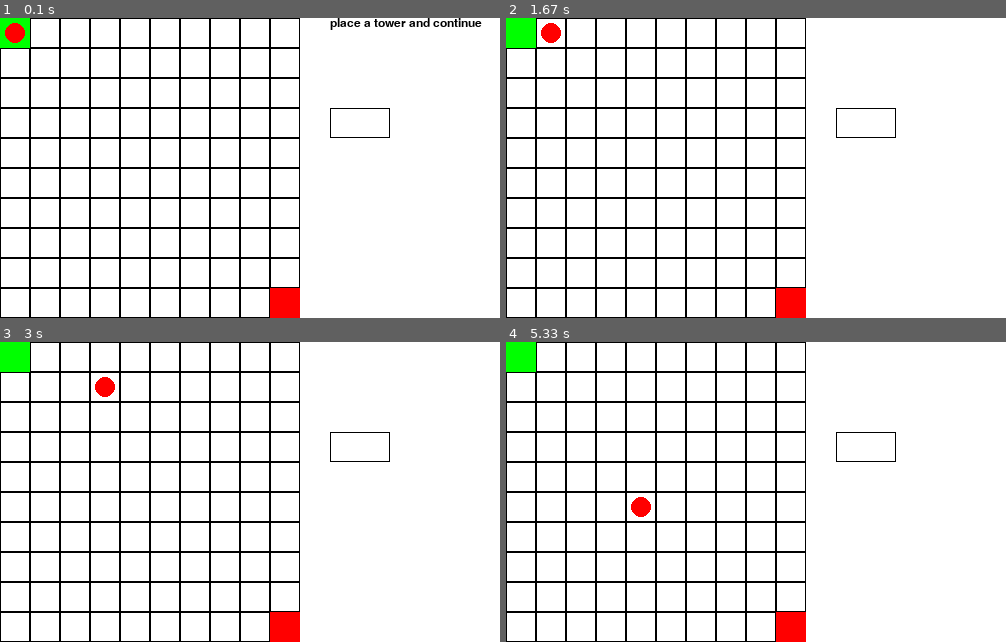
Above: before the commit, frames 1-4 (two rows, left to right).
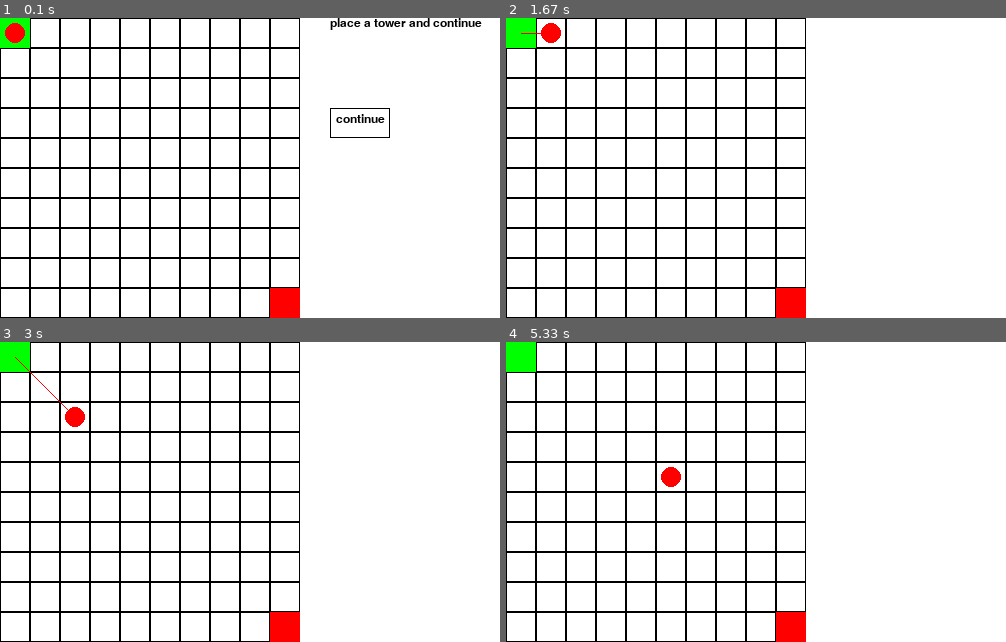
Above: after the commit, the same moments.

Repository: satisf/td_pygame
Game: pygame game, started from game/game.py
The game is run twice, just before and just after one commit, with the same random seed, the same clock (stepped at 60 frames per second) and the same inputs.
Inputs (mouse positions are in pixels of both pictures, inside the frame that each line leads up to):
- Up to frame 1 (0.1 s): no input
- Up to frame 2 (1.67 s): click (866, 123) at 0.38 s; click (866, 123) at 0.72 s
- Up to frame 3 (3 s): no input
- Up to frame 4 (5.33 s): no input

The runs differ from the first frame. In frame 1, 0.2% of the frame differs, in the area x 67-77%, y 32-35%; in frame 2, 0.1%; in frame 3, 0.6%, in the area x 3-78%, y 5-40%; in frame 4, 0.5%.

Commit message:
adds shots

Diff:
--- a/game/config.py
+++ b/game/config.py
@@ -15,6 +15,9 @@
 BUTTON_HEIGHT = 30
 
 ENEMY_SIZE = 10
+INITIAL_ENEMY_HEALTH = 12
+
+TOWER_RANGE = 4 * TILE_LENGTH
 
 LEFT = 'left'
 UP = 'up'
--- a/game/enemy.py
+++ b/game/enemy.py
@@ -5,6 +5,7 @@
     def __init__(self, position, colour):
         self.position = position
         self.colour = colour
+        self.health = INITIAL_ENEMY_HEALTH
 
     def draw(self, surface):
         pygame.draw.circle(surface, self.colour, (self.position.x, self.position.y), ENEMY_SIZE)
@@ -18,3 +19,12 @@
             self.position.y -= TILE_LENGTH
         elif direction == DOWN:
             self.position.y += TILE_LENGTH
+
+    def hit(self):
+        self.health -=1
+
+    def has_reached_end(self, end):
+        if (end.square.x < self.position.x < end.square.x2) and (
+                end.square.y < self.position.y < end.square.y2):
+            return True
+        return False
--- a/game/game.py
+++ b/game/game.py
@@ -5,6 +5,7 @@
 from pygame.locals import *
 from config import *
 from tile import Tile
+from tower import Tower
 from button import Button
 from enemy import Enemy
 from position import Position
@@ -52,10 +53,14 @@
 def draw_text(surface, game_state, font):
     if game_state is BUILD_TOWER:
         font.render_to(surface, ((FIELD_SIZE + 1) * TILE_LENGTH, 0), 'place a tower and continue', BLACK)
+        font.render_to(surface, ((FIELD_SIZE + 1.2) * TILE_LENGTH, 3.2 * TILE_LENGTH), 'continue', BLACK)
     elif game_state is BUILD_WALLS:
-        font.render_to(surface, ((FIELD_SIZE + 1) * TILE_LENGTH, 0), 'place some walls and continue', BLACK)
-
-
+        font.render_to(surface, ((FIELD_SIZE + 1) * TILE_LENGTH, 0), 'place some walls and start', BLACK)
+        font.render_to(surface, ((FIELD_SIZE + 1.2) * TILE_LENGTH, 3.2 * TILE_LENGTH), 'start', BLACK)
+    elif game_state is WIN:
+        font.render_to(surface, ((FIELD_SIZE + 1) * TILE_LENGTH, 0), 'You win \o/', BLACK)
+    elif game_state is LOST:
+        font.render_to(surface, ((FIELD_SIZE + 1) * TILE_LENGTH, 0), 'You lost :( ', BLACK)
 
 
 def find_direction(enemy, path):
@@ -74,21 +79,26 @@
 
 def draw_everything():
     draw_map(DISPLAY_SURFACE, map_tiles)
-    draw_buttons(DISPLAY_SURFACE, buttons)
+    if game_state is BUILD_TOWER or game_state is BUILD_WALLS:
+        draw_buttons(DISPLAY_SURFACE, buttons)
     draw_enemies(DISPLAY_SURFACE, enemies)
     draw_text(DISPLAY_SURFACE, game_state, FONT)
+
 
 pygame.init()
 pygame.display.set_caption('PyGame Tower Defence')
 
+
 DISPLAY_SURFACE = pygame.display.set_mode((SURFACE_WIDTH, SURFACE_HEIGHT))
 FONT = pygame.freetype.SysFont(None, 12)
 map_tiles = generate_map_tiles()
+start = map_tiles[0][0]
+end = map_tiles[FIELD_SIZE - 1][FIELD_SIZE - 1]
+tower = Tower(start)
 buttons = generate_buttons()
 enemies = []
 add_enemy(enemies)
 game_state = BUILD_TOWER
-tower = ''
 
 draw_everything()
 
@@ -121,13 +131,22 @@
                                     tile.change_type(FLOOR)
                             elif game_state is BUILD_TOWER:
                                 if tower:
-                                    tower.set_type(FLOOR)
-                                tower = tile
+                                    tower.tile.set_type(FLOOR)
+                                tower.tile = tile
                                 tile.change_type(TOWER)
     if game_state is RUNNING:
+        tower.shoot(enemies, DISPLAY_SURFACE)
+        pygame.display.update()
+        if len(enemies) == 0:
+            game_state = WIN
+        for enemy in enemies:
+            if enemy.health == 0:
+                enemies.remove(enemy)
+                continue
+            enemy.move(find_direction(enemy, path))
+            if enemy.has_reached_end(end):
+                game_state = LOST
         time.sleep(0.5)
-        for enemy in enemies:
-            enemy.move(find_direction(enemy, path))
 
     draw_everything()
     pygame.display.update()
--- a/game/tile.py
+++ b/game/tile.py
@@ -1,11 +1,13 @@
 import pygame
 from square import Square
+from position import Position
 from config import *
 
 class Tile:
     def __init__(self, position, x, y, tiletype):
         self.position = position
         self.square = Square(x, y, TILE_LENGTH, TILE_LENGTH)
+        self.middle = Position(x + (TILE_LENGTH / 2), y + (TILE_LENGTH / 2))
         self.typeTyle = FLOOR
         self.colour = WHITE
         self.border = BORDER_SIZE
--- /dev/null
+++ b/game/tower.py
@@ -0,0 +1,28 @@
+import math
+import pygame
+from config import *
+
+class Tower:
+    def __init__(self, tile):
+        self.tile = tile
+
+    def reposition(self, tile):
+        self.tile = tile
+
+    def shoot(self, enemies, surface):
+        for enemy in enemies:
+            if is_in_range(self.tile.middle, enemy):
+                enemy.hit()
+                self.draw_shot(enemy, surface)
+                return
+        return
+
+    def draw_shot(self, enemy, surface):
+        pygame.draw.line(surface, RED, (self.tile.middle.x, self.tile.middle.y), (enemy.position.x, enemy.position.y), 1)
+
+
+def is_in_range(position, enemy):
+    distance = math.sqrt(pow((enemy.position.x - position.x), 2) + pow((enemy.position.y - position.y), 2))
+    if distance <= TOWER_RANGE:
+        return True
+    return False
